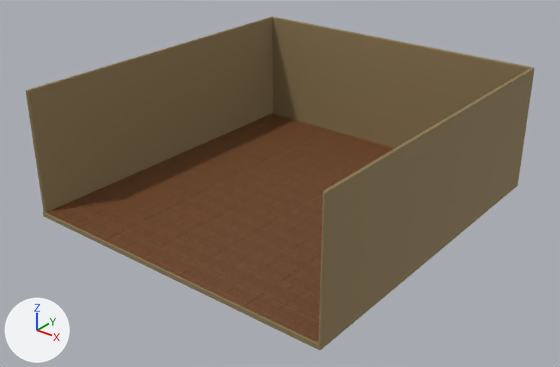
Renders of the glTF model public/models/base/base.gltf from each side of a commit.
Before and after are seen from a 50 mm camera at (5.49, -7.22, 4.57) aimed at (0.05, -0.41, 0.35). The lights are fixed; the arrows at lower left show +X, +Y and +Z. Where no turn or scale is listed for an object, it has been applied to the vertices.

Script lines for the objects in view, before the commit:
```python
me_cube_005 = bpy.data.meshes.new('Cube.005')
me_cube_005.from_pydata(...)  # 108 vertices, 234 faces; spans x -2.12..2.12, y -2.24..2.26, z -0.14..1.51
me_cube_005.materials.append(mat_m_gold_002)  # brown #97835d
me_object_0_025 = bpy.data.meshes.new('Object_0.025')
me_object_0_025.from_pydata(...)  # a box spanning x -0.15..0.15, y -0.137..0.137, z 0.011..0.016
me_object_0_025.materials.append(mat_lambert2sg)  # picture img_lambert2sg_basecolor
me_object_0_027 = bpy.data.meshes.new('Object_0.027')
me_object_0_027.from_pydata(...)  # a box spanning x -0.15..0.15, y -0.137..0.137, z 0.011..0.016
me_object_0_027.materials.append(mat_lambert2sg)  # picture img_lambert2sg_basecolor
ob_base = bpy.data.objects.new('base', me_cube_005)
ob_base.location = (0.005, -0.163, 0.141)
ob_object_2_020 = bpy.data.objects.new('Object_2.020', me_object_0_025)
ob_object_2_020.location = (0.701, -2.249, 0.046)
ob_object_2_022 = bpy.data.objects.new('Object_2.022', me_object_0_027)
ob_object_2_022.location = (0.091, -1.972, 0.046)
# also in view: 'Object_2.030' at (1.62, -1.97, 0.06); 'Object_2.131' at (1.31, -1.7, 0.06); 'Object_2.032' at (1.01, -1.97, 0.06); 'Object_2.018' at (1.01, -2.25, 0.06); 'Object_2.002' at (0.4, -2.25, 0.06)
```
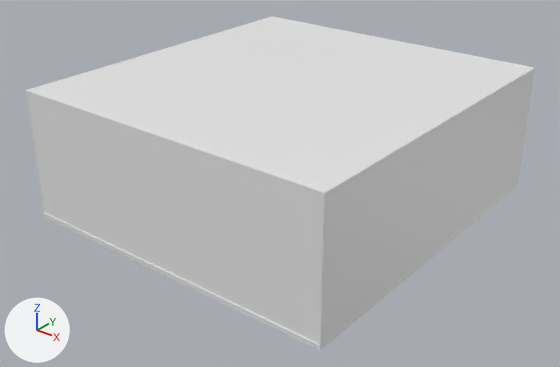
Pixel boxes (x1, y1, x2, y2) of what changed, in the pictures (560 x 367 px):
'Cube', added
    after: (27, 17, 530, 344)
'base', recoloured (brown to white)
    both: (25, 16, 535, 350)

What the commit changed:
Material 'Material.067' (mat_material_067) is new.
Its base color is (0.8, 0.8, 0.8) (white #e7e7e7).
Material 'Material.066' (mat_material_066) is new.
Its base color is (0.8, 0.8, 0.8) (white #e7e7e7).
me_cube_005 has 108 vertices, 234 faces and spans x -2.12..2.12, y -2.24..2.26, z -0.14..1.51.
me_cube_005 no longer uses material mat_m_gold_002 (brown #97835d).
me_cube_005 now uses material mat_material_067 (white #e7e7e7).
Mesh me_cube_032 is new.
It has 16 vertices, 28 faces and spans x -2.09..2.09, y -2.25..2.21, z -1.62..0.02.
It uses material mat_material_066 (white #e7e7e7).
Object 'Cube' (ob_cube) is new; it shows me_cube_032.
Its location is (0.007, -0.14, 1.615).
